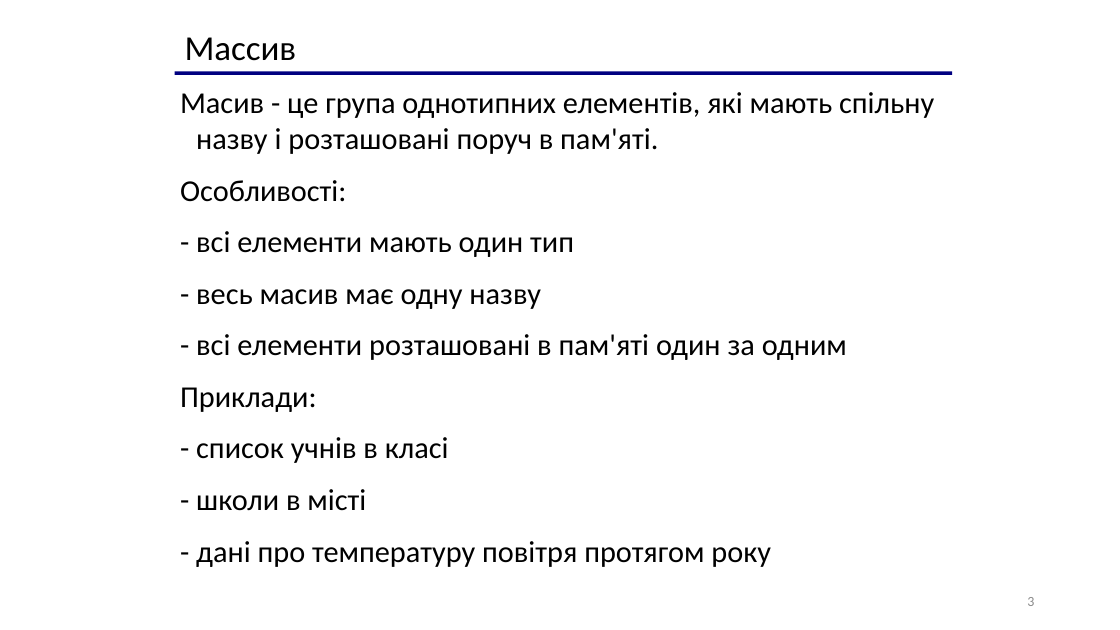
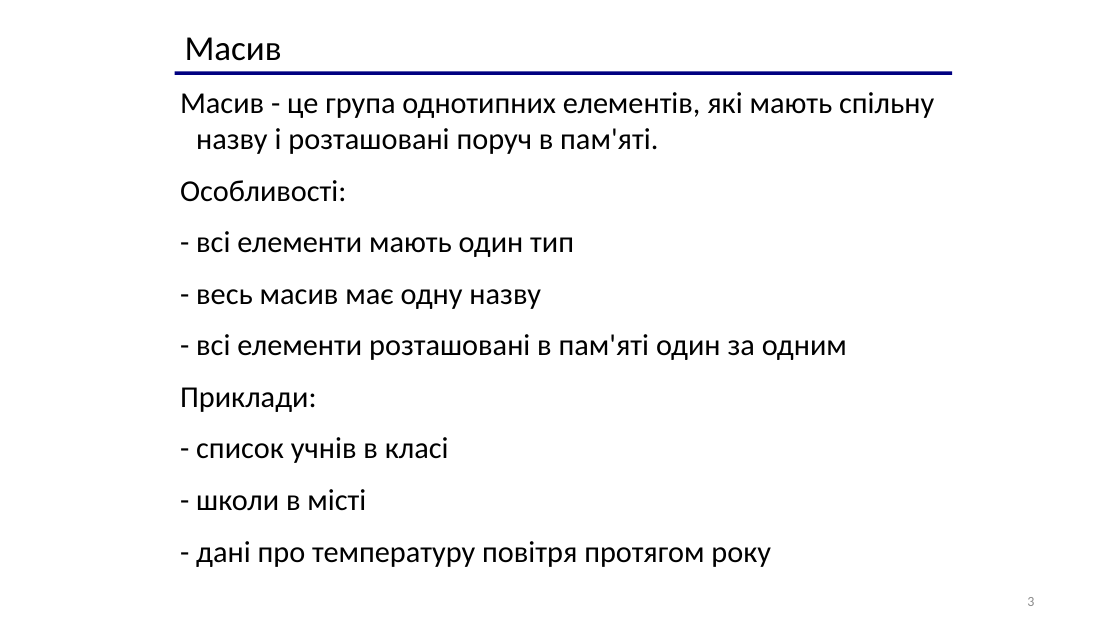
Before and after one commit to arg3ntuum/JavaCourse, a slide deck: slide 3 of Java Урок 6 Масиви.pptx. Drawn at 1120x630 pixels with LibreOffice and Linux fonts; fonts in the diff are those of the drawing. Boxes give left, top, right and bottom in pixels: in the first picture for what was removed or moved away, otherwise in the second. Text is boxed around its words. In the diff, an @@ line names an element or a change of style, - is before the commit and + after.

```diff
--- a/Java Урок 6 Масиви.pptx
+++ b/Java Урок 6 Масиви.pptx
@@ text at (185,37,282,61): text changed @@
-Массив
+Масив
```
Also in this commit, not shown: 1 other slide changed, 1 other file.
